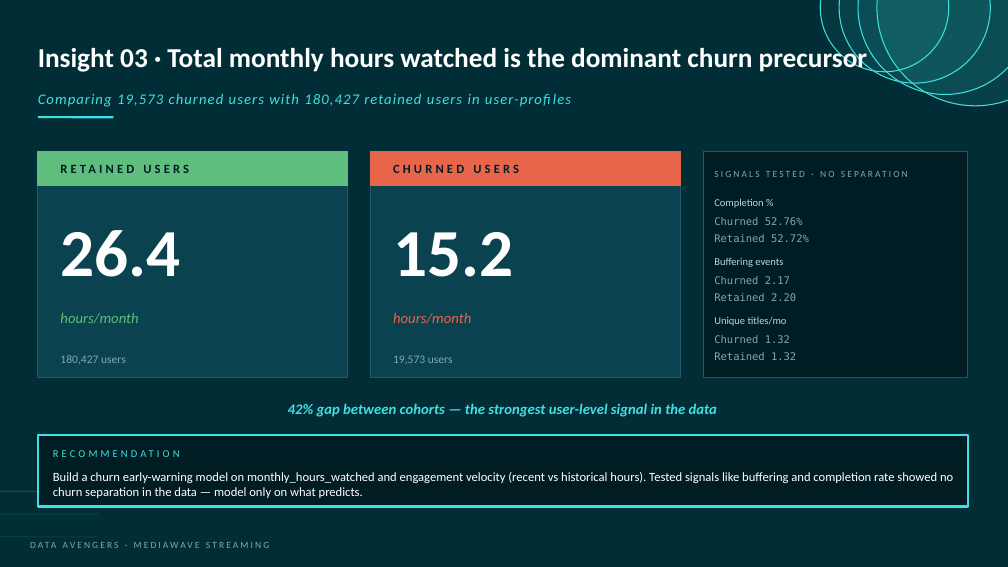
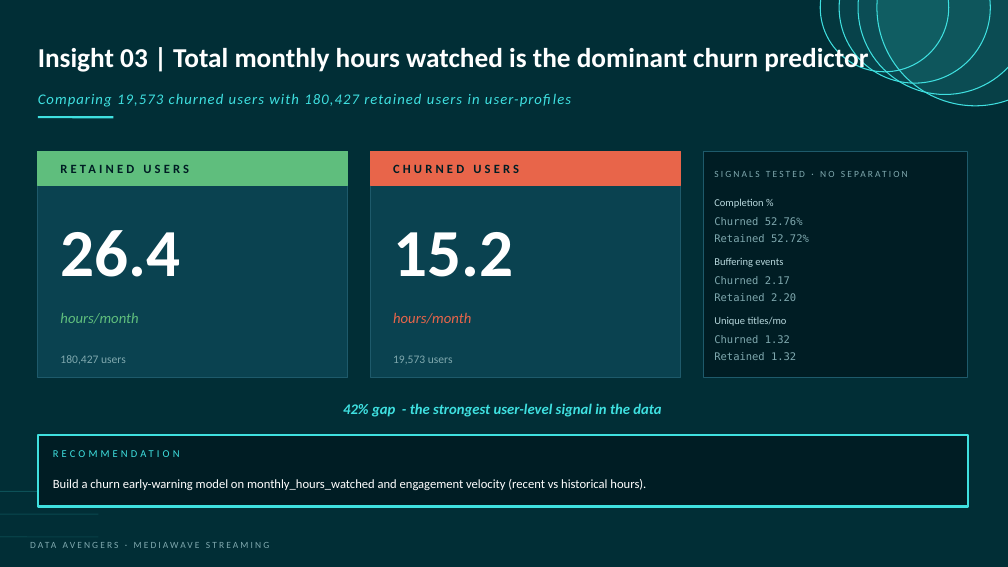
Before and after one commit to qua-ng/ism4545-data-avengers, a slide deck: slide 24 of Final Project/presentation/Slides.pptx (slide 23 before the commit). Drawn at 1008x567 pixels with LibreOffice and Linux fonts; fonts in the diff are those of the drawing. Boxes give left, top, right and bottom in pixels: in the first picture for what was removed or moved away, otherwise in the second. Text is boxed around its words. In the diff, an @@ line names an element or a change of style, - is before the commit and + after.

```diff
--- a/Final Project/presentation/Slides.pptx
+++ b/Final Project/presentation/Slides.pptx
@@ text at [38, 45, 868, 72]: text changed @@
-Insight 03 · Total monthly hours watched is the dominant churn precursor
+Insight 03 | Total monthly hours watched is the dominant churn predictor
@@ text at [343, 403, 630, 417]: text changed @@
-42% gap between cohorts — the strongest user-level signal in the data
+42% gap - the strongest user-level signal in the data
@@ text at [53, 479, 646, 490]: text changed @@
-Build a churn early-warning model on monthly_hours_watched and engagement velocity (recent vs historical hours). Tested signals like buffering and completion rate showed no churn separation in the data — model only on what predicts.
+Build a churn early-warning model on monthly_hours_watched and engagement velocity (recent vs historical hours).
```
Also in this commit, not shown: 7 other slides changed, 1 slide added, 2 other files.
